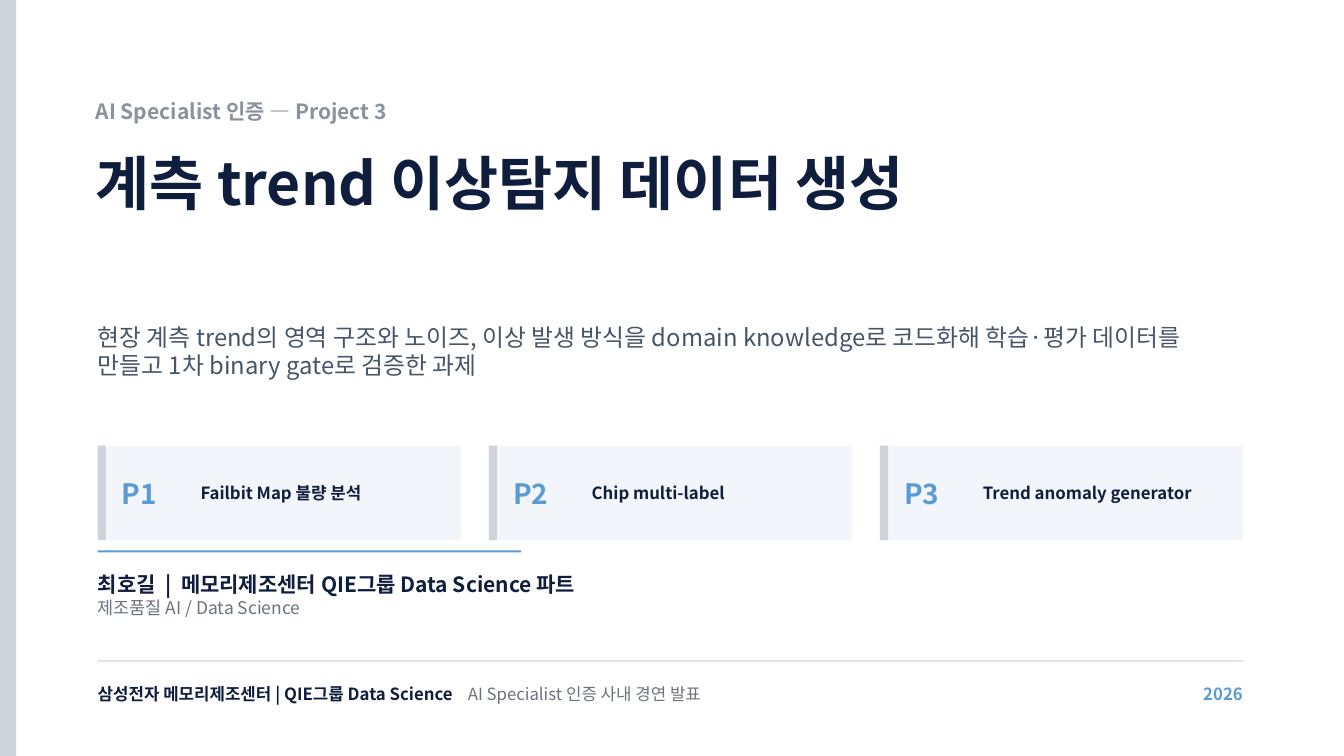
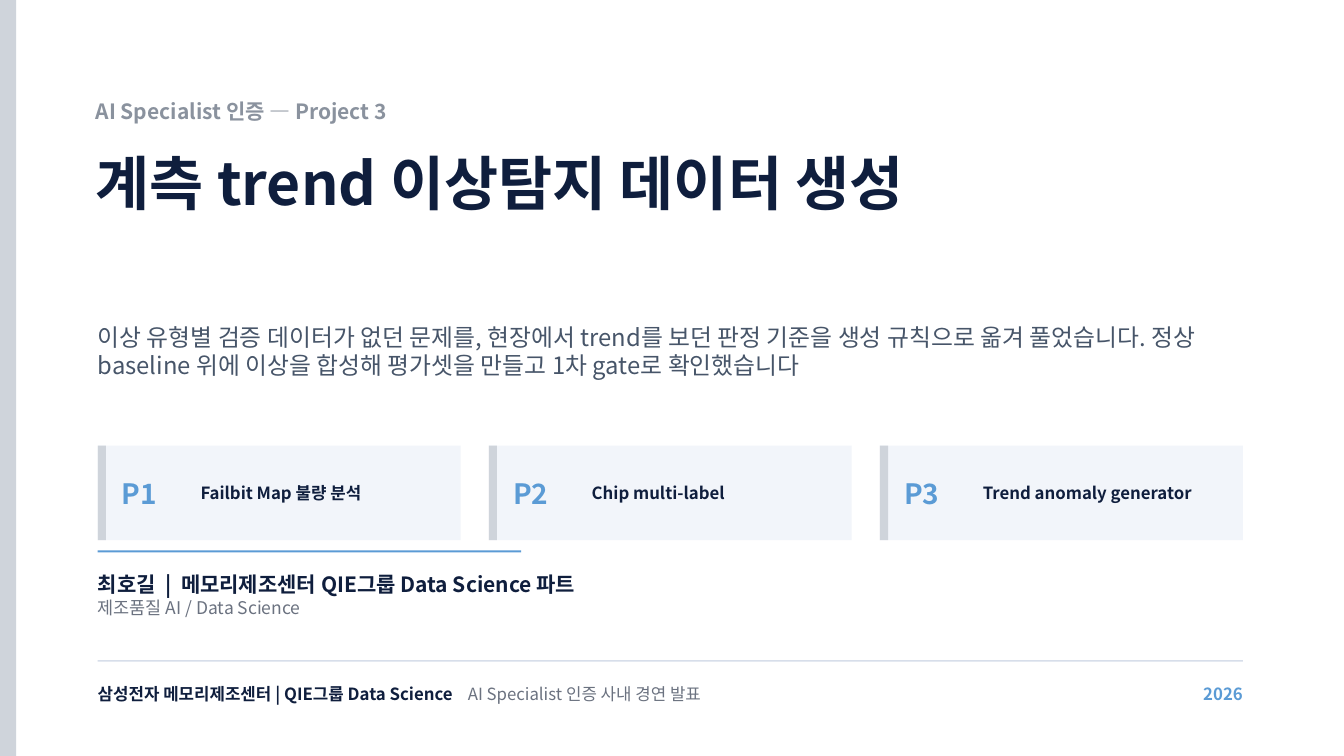
Before and after one commit to hogil/fbm_paper, a slide deck: slide 1 of recommendation/presentation/발표_P3_데이터생성_최호길.pptx. Drawn at 1344x756 pixels with LibreOffice and Linux fonts; fonts in the diff are those of the drawing. Boxes give left, top, right and bottom in pixels: in the first picture for what was removed or moved away, otherwise in the second. Text is boxed around its words. In the diff, an @@ line names an element or a change of style, - is before the commit and + after.

```diff
--- a/recommendation/presentation/발표_P3_데이터생성_최호길.pptx
+++ b/recommendation/presentation/발표_P3_데이터생성_최호길.pptx
@@ text at [98, 326, 1196, 380]: text changed @@
-현장 계측 trend의 영역 구조와 노이즈, 이상 발생 방식을 domain knowledge로 코드화해 학습·평가 데이터를 만들고 1차 binary gate로 검증한 과제
+이상 유형별 검증 데이터가 없던 문제를, 현장에서 trend를 보던 판정 기준을 생성 규칙으로 옮겨 풀었습니다. 정상 baseline 위에 이상을 합성해 평가셋을 만들고 1차 gate로 확인했습니다
```
Also in this commit, not shown: 3 other slides changed, 2 slides added, 1 slide removed, 7 other files.
